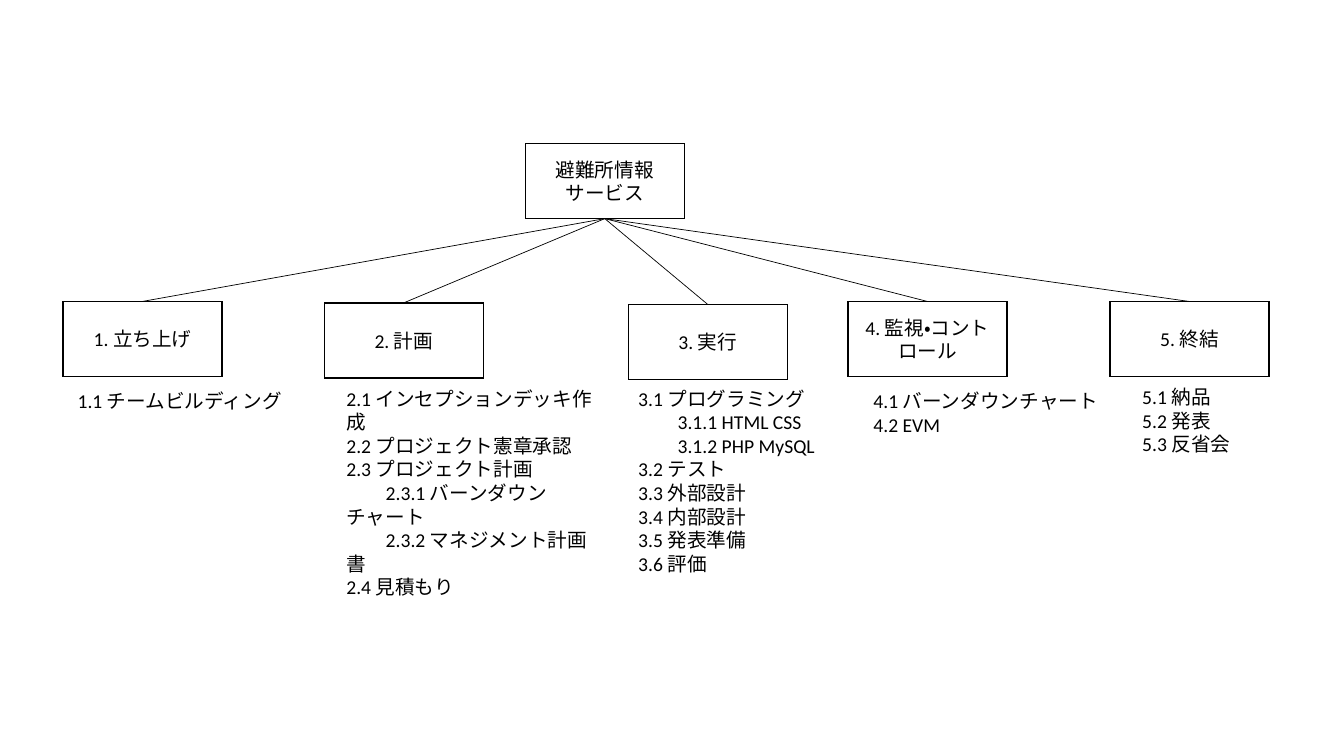
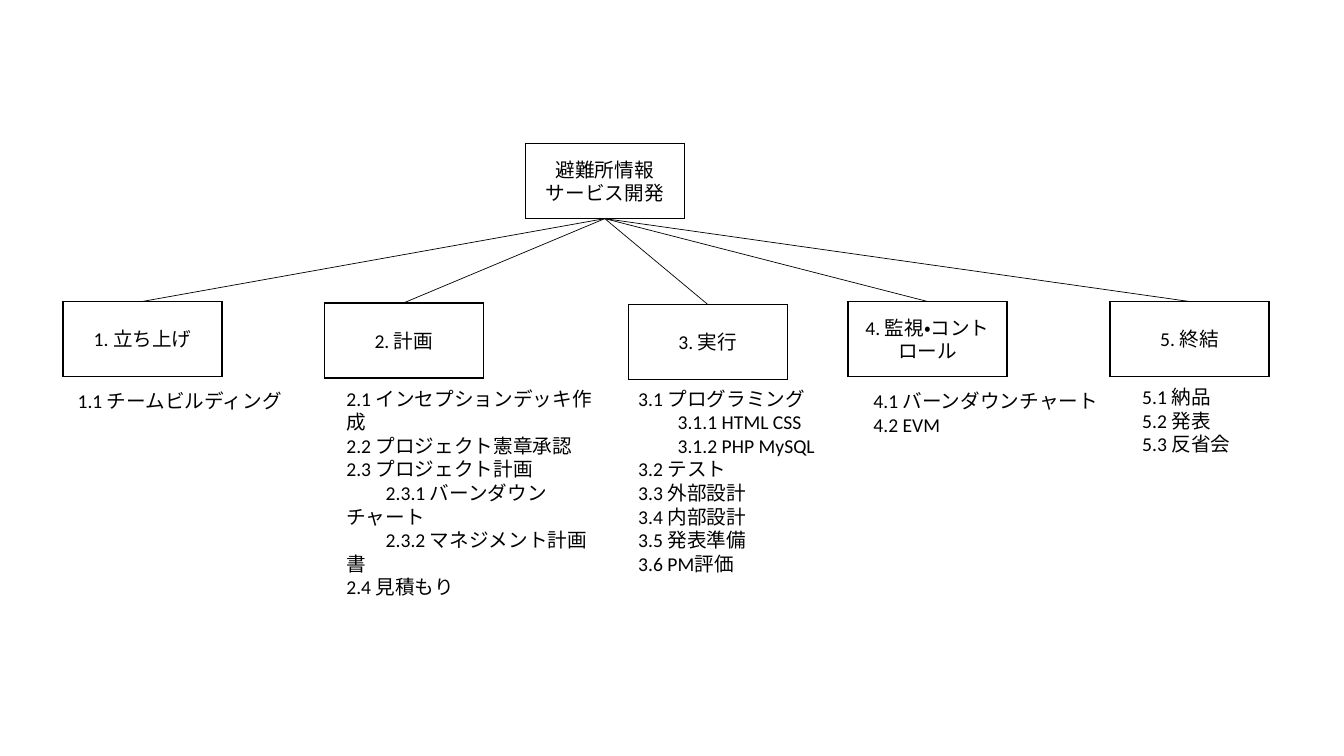
Before and after one commit to tomoyukikondo/yabukiC2017, a slide deck: slide 1 of WBS.pptx. Drawn at 1344x756 pixels with LibreOffice and Linux fonts; fonts in the diff are those of the drawing. Boxes give left, top, right and bottom in pixels: in the first picture for what was removed or moved away, otherwise in the second. Text is boxed around its words. In the diff, an @@ line names an element or a change of style, - is before the commit and + after.

Commit message:
タイトル　PM評価変更

```diff
--- a/WBS.pptx
+++ b/WBS.pptx
@@ text in rectangle at (x1=546, y1=183, x2=664, y2=202): text changed @@
-サービス
+サービス開発
@@ text at (x1=638, y1=554, x2=733, y2=573): text changed @@
-3.6 評価
+3.6 PM評価
```
